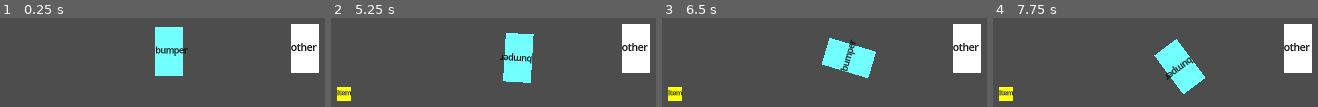
Above: before the commit, frames 1-4 (left to right).
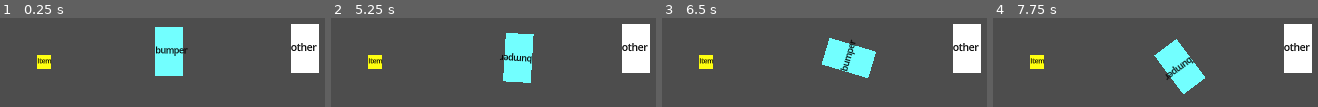
Above: after the commit, the same moments.

Repository: hpi-swa-lab/godot-pronto
Game: Godot game, scene res://prototypes/wwek-0-kart-Bumper.tscn
Same seed, same stepped clock (60 frames per second), same inputs: the game is played once before the commit and once after it. The project has no main scene, so this scene is started directly.
Inputs (mouse positions are in pixels of both pictures, inside the frame that each line leads up to):
- Up to frame 1 (0.25 s): no input
- Up to frame 2 (5.25 s): tap Enter at 0.5, 5 s; move the mouse to (outside the picture) at 0.52 s; hold Right (ui_right) 0.53-1.25 s; tap J at 0.6 s; click (outside the picture) at 0.67 s; tap Up (ui_up) at 0.77, 3.77 s; drag from (441, 72) to (636, 48) at 1.27 s; move the mouse to (outside the picture) at 2.02 s; hold Left (ui_left) 2.03-2.75 s; tap I at 2.1 s; drag from (outside the picture) to (636, 48) at 2.77 s; tap Space at 3.5 s; move the mouse to (outside the picture) at 3.52 s; hold Right (ui_right) 3.53-4.25 s; tap Tab at 3.6 s; drag from (outside the picture) to (outside the picture) at 4.27 s; move the mouse to (643, 50) at 5.02 s; hold Right (ui_right) from 5.03 s (still down); tap Keypad Enter at 5.1 s; click (643, 50) at 5.17 s
- Up to frame 3 (6.5 s): release Right (ui_right) at 5.75 s; drag from (outside the picture) to (772, 72) at 5.77 s
- Up to frame 4 (7.75 s): tap Space at 6.5 s; move the mouse to (outside the picture) at 6.52 s; hold Left (ui_left) 6.53-7.25 s; tap L at 6.6 s; tap Up (ui_up) at 6.77 s; drag from (1103, 72) to (1298, 48) at 7.27 s

The runs differ from the first frame. In frame 1, 0.7% of the frame differs, in the area x 11-16%, y 41-58%; in frame 2, 1.4%, in the area x 1-16%, y 41-94%; in frame 3, 1.4%; in frame 4, 1.4%.

Commit message:
place initial item in scene

Diff:
--- a/prototypes/wwek-0-kart-Bumper.tscn
+++ b/prototypes/wwek-0-kart-Bumper.tscn
@@ -178,7 +178,7 @@
 metadata/pronto_connections = [SubResource("Resource_ox21v"), SubResource("Resource_ubtfn"), SubResource("Resource_jw3no")]
 
 [node name="Collision" type="Node2D" parent="kart"]
-position = Vector2(73, 80)
+position = Vector2(92, 140)
 script = ExtResource("5_7rj3v")
 limit_to_group = "enemy_kart"
 collision_power = 1000.0
@@ -191,7 +191,7 @@
 metadata/pronto_connections = [SubResource("Resource_wcw7t"), SubResource("Resource_6hspp")]
 
 [node name="State" type="Node2D" parent="kart"]
-position = Vector2(-95, 126)
+position = Vector2(-53, 143)
 script = ExtResource("6_40ngx")
 metadata/kart_bumper_active = false
 
@@ -204,7 +204,7 @@
 placeholder_size = Vector2(40, 70)
 
 [node name="Move" type="Node2D" parent="enemy_kart"]
-position = Vector2(97, 55)
+position = Vector2(-47, 34)
 script = ExtResource("2_q37re")
 acceleration = 1.0
 friction = 2.0
@@ -212,25 +212,25 @@
 rotation_speed = 200.0
 
 [node name="Controls" type="Node2D" parent="enemy_kart"]
-position = Vector2(96, -33)
+position = Vector2(-49, -29)
 script = ExtResource("3_wx32m")
 player = 1
 metadata/pronto_connections = [SubResource("Resource_gfov1"), SubResource("Resource_rj0ai"), SubResource("Resource_1ksq7")]
 
 [node name="Collision" type="Node2D" parent="enemy_kart"]
-position = Vector2(61, 84)
+position = Vector2(-8, 139)
 script = ExtResource("5_7rj3v")
 limit_to_group = "kart"
 collision_power = 1000.0
 metadata/pronto_connections = [SubResource("Resource_lcrj0"), SubResource("Resource_008h4")]
 
 [node name="State" type="Node2D" parent="enemy_kart"]
-position = Vector2(159, 109)
+position = Vector2(79, 140)
 script = ExtResource("6_40ngx")
 metadata/enemy_kart_bumper_active = false
 
 [node name="Collision2" type="Node2D" parent="enemy_kart"]
-position = Vector2(39, 122)
+position = Vector2(81, 58)
 script = ExtResource("5_7rj3v")
 limit_to_group = "item"
 metadata/pronto_connections = [SubResource("Resource_5a3h3"), SubResource("Resource_u6owv")]
@@ -250,5 +250,13 @@
 [node name="Clock" type="Node2D" parent="."]
 position = Vector2(153, 397)
 script = ExtResource("7_r8mab")
-duration_seconds = 5.0
+duration_seconds = 15.0
 metadata/pronto_connections = [SubResource("Resource_uytno"), SubResource("Resource_50rvt")]
+
+[node name="item" type="Area2D" parent="." groups=["item"]]
+position = Vector2(248, 341)
+
+[node name="Placeholder" type="Node2D" parent="item"]
+script = ExtResource("1_25c8b")
+label = "Item"
+color = Color(1, 1, 0.0627451, 1)
